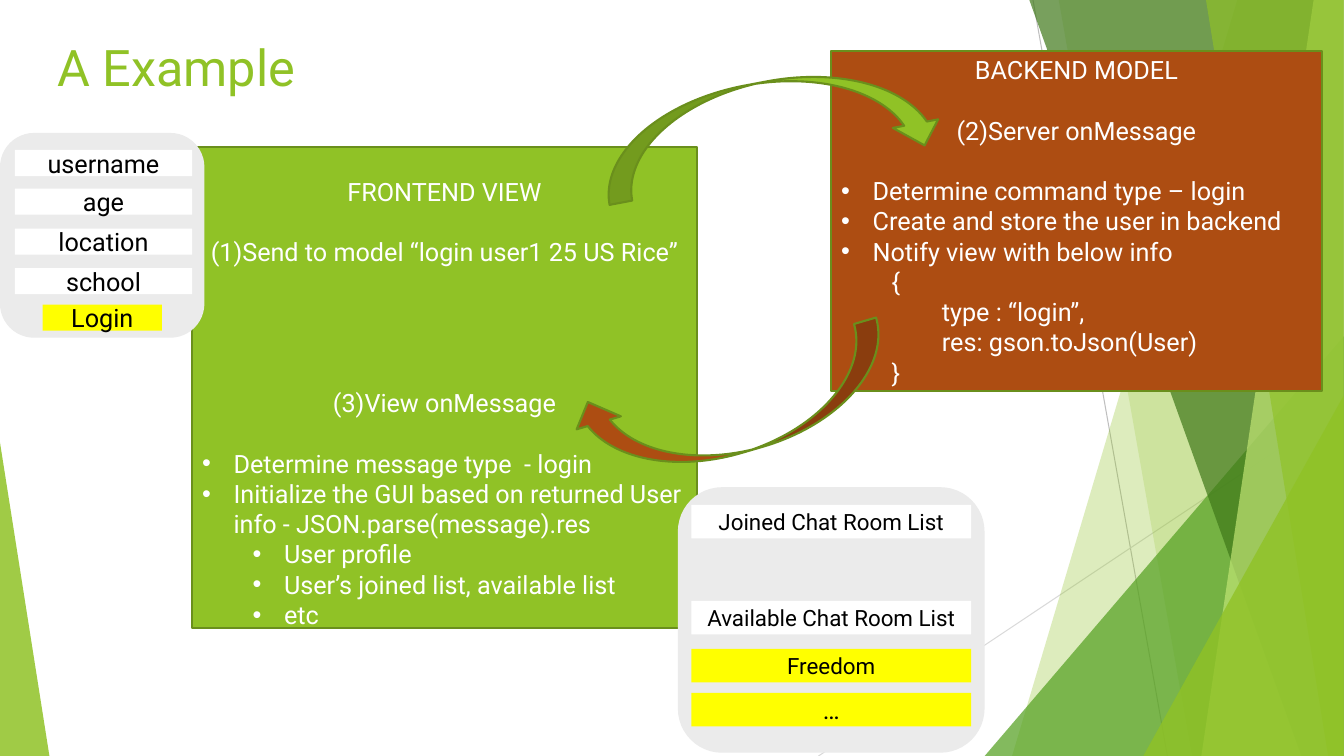
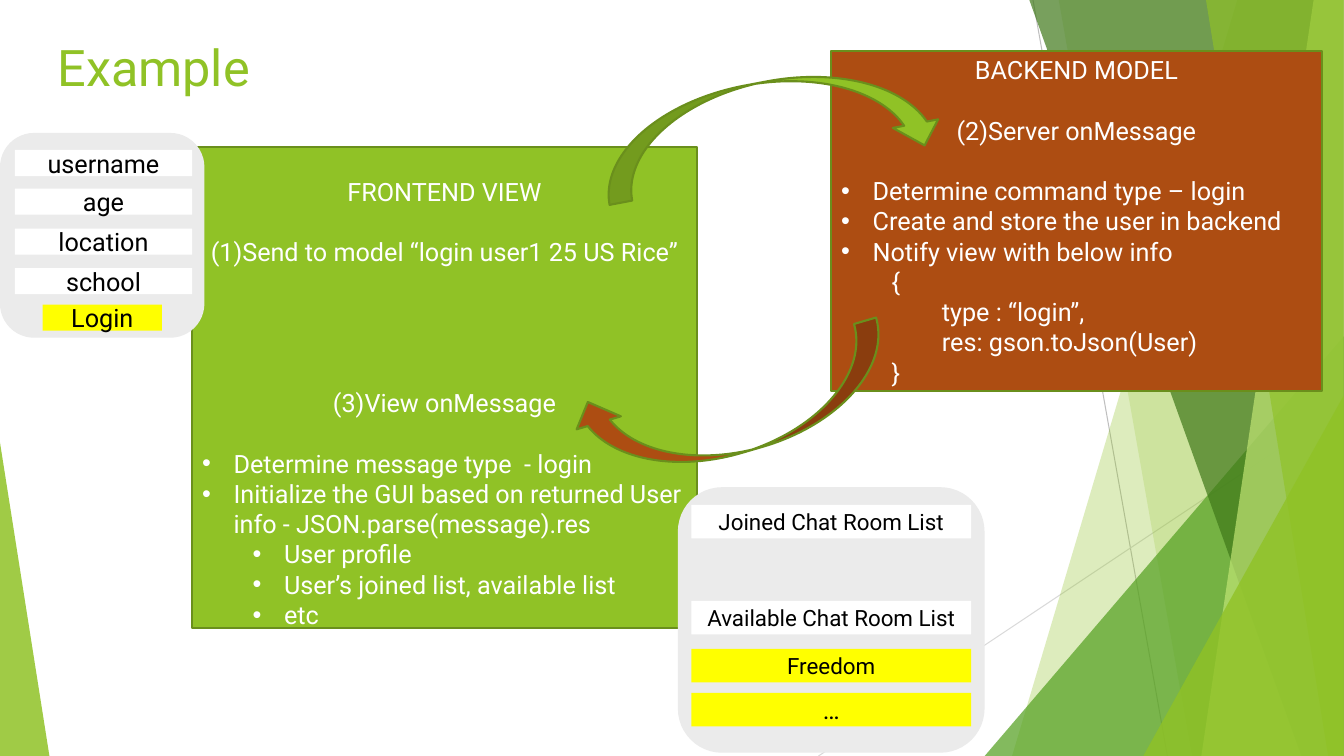
Before and after one commit to pourplusquoi/chatapp, a slide deck: slide 10 of src/main/resources/ChatApp API.pptx. Drawn at 1344x756 pixels with LibreOffice and Linux fonts; fonts in the diff are those of the drawing. Boxes give left, top, right and bottom in pixels: in the first picture for what was removed or moved away, otherwise in the second. Text is boxed around its words. In the diff, an @@ line names an element or a change of style, - is before the commit and + after.

```diff
--- a/src/main/resources/ChatApp API.pptx
+++ b/src/main/resources/ChatApp API.pptx
@@ title at <box>57,48,249,97</box>: text changed @@
-A Example
+Example
```
Also in this commit, not shown: 3 other slides changed, 2 slides added.
